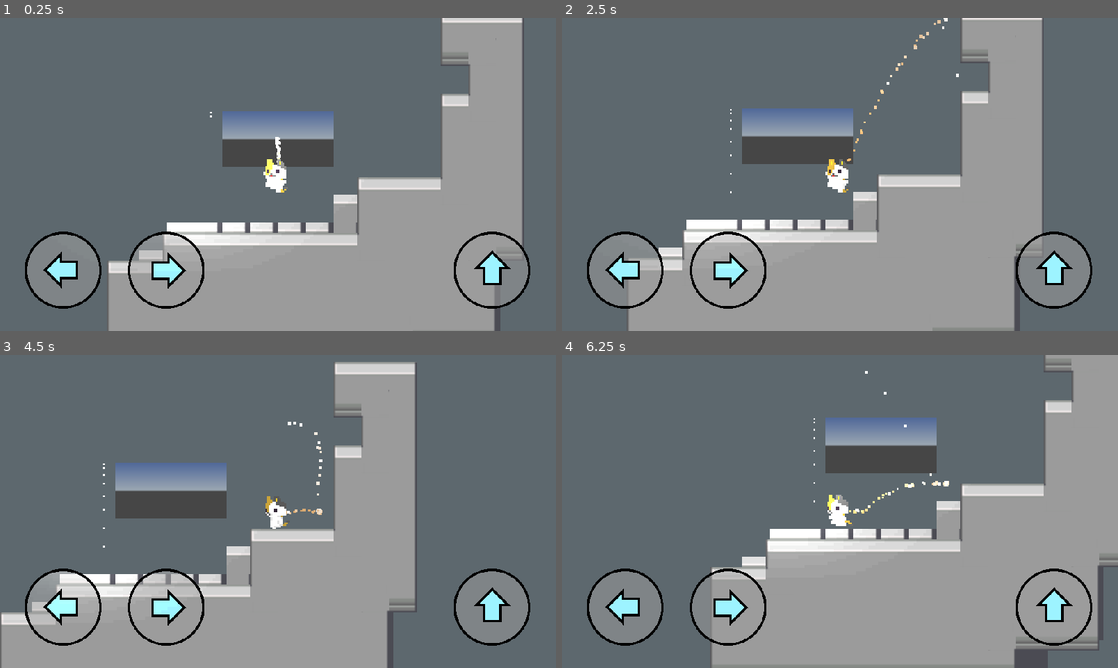
Above: before the commit, frames 1-4 (two rows, left to right).
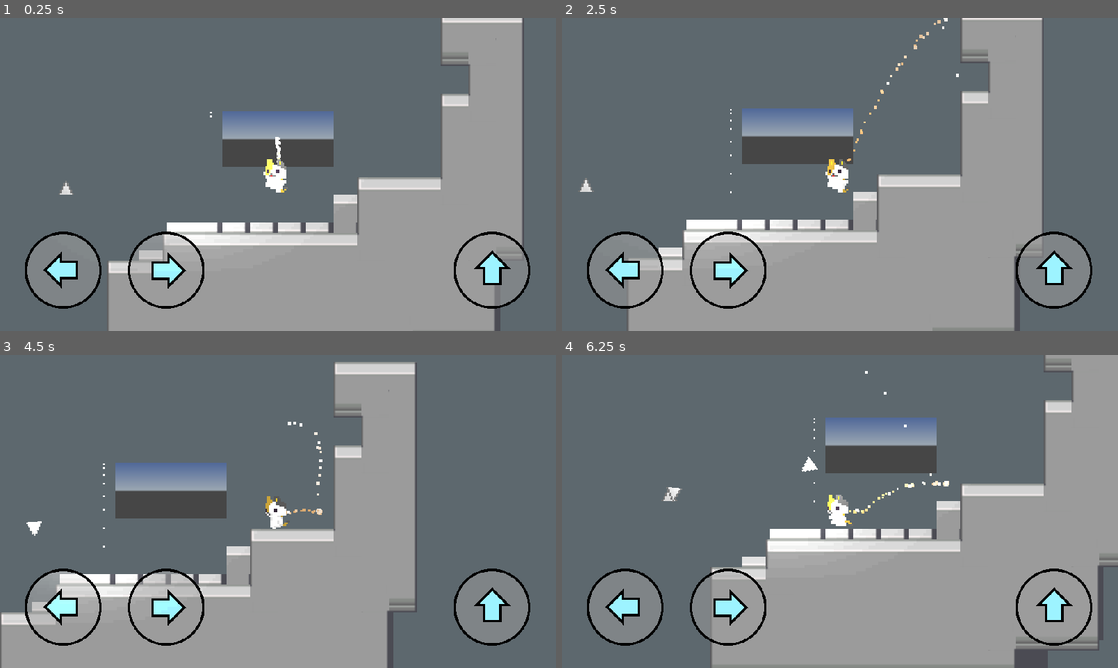
Above: after the commit, the same moments.

Repository: pezfisk/Umseula
Game: Godot game, scene res://Scenes/Worlds/TestMap.tscn
Two runs of this game, one before a commit and one after it. Both use one fixed random seed, a clock stepped at 60 frames per second and the inputs below. This scene is started directly instead of the project's main scene. A sky picture missing from this copy of the repository is replaced by a grey-blue gradient.
Inputs:
- Up to frame 1 (0.25 s): no input
- Up to frame 2 (2.5 s): hold Right (ui_right) 0.53-2.03 s; tap Up (ui_up) at 0.77, 1.52 s; hold Left (ui_left) from 2.03 s (still down)
- Up to frame 3 (4.5 s): release Left (ui_left) at 2.78 s; hold Right (ui_right) 2.78-4.28 s; tap Up (ui_up) at 3.02, 3.77 s; hold Left (ui_left) from 4.28 s (still down)
- Up to frame 4 (6.25 s): tap Up (ui_up) at 4.52, 6.02 s; release Left (ui_left) at 5.03 s; hold Right (ui_right) 5.03-5.78 s; hold Left (ui_left) from 5.78 s (still down)

The runs differ from the first frame. In frame 1, less than 0.1% of the frame differs, in the area x 10-14%, y 52-57%; in frame 2, less than 0.1%; in frame 3, less than 0.1%; in frame 4, 0.2%, in the area x 18-46%, y 32-47%.

Commit message:
fixed viewport and added turret

Diff:
--- /dev/null
+++ b/Scenes/Main.gd
@@ -0,0 +1,16 @@
+extends Node2D
+
+onready var slot = $ViewportContainer/Viewport/SlotMachine
+
+func _ready():
+  slot.connect("stopped", self, "_on_slot_machine_stopped")
+
+func _on_Roll_button_down():
+  if $Roll.text == "Roll":
+	slot.start()
+	$Roll.text = "Stop"
+  else:
+	slot.stop()
+
+func _on_slot_machine_stopped():
+  $Roll.text = "Roll"
--- /dev/null
+++ b/Scenes/Main.tscn
@@ -0,0 +1,55 @@
+[gd_scene load_steps=7 format=2]
+
+[ext_resource path="res://scenes/SlotMachine.gd" type="Script" id=1]
+[ext_resource path="res://fonts/Symtext.ttf" type="DynamicFontData" id=2]
+[ext_resource path="res://scenes/Main.gd" type="Script" id=3]
+
+[sub_resource type="Gradient" id=1]
+
+[sub_resource type="GradientTexture" id=2]
+gradient = SubResource( 1 )
+width = 1920
+
+[sub_resource type="DynamicFont" id=3]
+size = 40
+font_data = ExtResource( 2 )
+
+[node name="root" type="Node2D"]
+script = ExtResource( 3 )
+
+[node name="Background" type="Sprite" parent="."]
+modulate = Color( 0.639216, 0.25098, 0.239216, 1 )
+light_mask = 257
+scale = Vector2( 1, 1080 )
+texture = SubResource( 2 )
+centered = false
+
+[node name="Roll" type="Button" parent="."]
+margin_left = 1441.79
+margin_top = 881.984
+margin_right = 1782.79
+margin_bottom = 963.984
+custom_fonts/font = SubResource( 3 )
+text = "Roll"
+__meta__ = {
+"_edit_use_anchors_": false
+}
+
+[node name="ViewportContainer" type="ViewportContainer" parent="."]
+margin_left = 200.0
+margin_top = 100.0
+margin_right = 1200.0
+margin_bottom = 900.0
+__meta__ = {
+"_edit_use_anchors_": false
+}
+
+[node name="Viewport" type="Viewport" parent="ViewportContainer"]
+size = Vector2( 1000, 800 )
+handle_input_locally = false
+render_target_update_mode = 3
+
+[node name="SlotMachine" type="Node2D" parent="ViewportContainer/Viewport"]
+script = ExtResource( 1 )
+
+[connection signal="button_down" from="Roll" to="." method="_on_Roll_button_down"]
--- a/Scenes/OtherStuff/TestSpike.gd
+++ b/Scenes/OtherStuff/TestSpike.gd
@@ -2,5 +2,7 @@
 
 # warning-ignore:unused_argument
 func _on_Spike_body_entered(body):
-	$Particles2D.emitting = true
-	Input.action_press("dead")
+
+	if body.is_in_group("player"):
+		$Particles2D.emitting = true
+		Input.action_press("dead")
--- a/Scenes/OtherStuff/TestSpike2.tscn
+++ b/Scenes/OtherStuff/TestSpike2.tscn
@@ -39,7 +39,6 @@
 script = ExtResource( 2 )
 
 [node name="Sprite" type="Sprite" parent="."]
-visible = false
 position = Vector2( 9.31323e-10, 0 )
 texture = ExtResource( 1 )
 
--- /dev/null
+++ b/Scenes/OtherStuff/Turret.tscn
@@ -0,0 +1,20 @@
+[gd_scene load_steps=4 format=2]
+
+[ext_resource path="res://Images/Spikes/SpikeTest.png" type="Texture" id=1]
+[ext_resource path="res://Scripts/Turret.gd" type="Script" id=2]
+
+[sub_resource type="CircleShape2D" id=1]
+radius = 110.018
+
+[node name="Turret" type="Node2D"]
+script = ExtResource( 2 )
+
+[node name="Sprite" type="Sprite" parent="."]
+texture = ExtResource( 1 )
+
+[node name="Detection" type="Area2D" parent="."]
+
+[node name="CollisionShape2D" type="CollisionShape2D" parent="Detection"]
+shape = SubResource( 1 )
+
+[connection signal="body_entered" from="Detection" to="." method="_on_Detection_body_entered"]
--- /dev/null
+++ b/Scenes/OtherStuff/bullet.tscn
@@ -0,0 +1,23 @@
+[gd_scene load_steps=4 format=2]
+
+[ext_resource path="res://Scripts/bullet.gd" type="Script" id=1]
+[ext_resource path="res://Images/Spikes/SpikeTest.png" type="Texture" id=2]
+
+[sub_resource type="CircleShape2D" id=1]
+radius = 2.0
+
+[node name="bullet" type="Node2D"]
+rotation = 1.57079
+script = ExtResource( 1 )
+
+[node name="Sprite" type="Sprite" parent="."]
+rotation = 3.14159
+texture = ExtResource( 2 )
+
+[node name="Area2D" type="Area2D" parent="."]
+rotation = -0.261799
+
+[node name="CollisionShape2D" type="CollisionShape2D" parent="Area2D"]
+shape = SubResource( 1 )
+
+[connection signal="body_entered" from="Area2D" to="." method="_on_Area2D_body_entered"]
--- a/Scenes/Player/Player.tscn
+++ b/Scenes/Player/Player.tscn
@@ -36,7 +36,7 @@
 "speed": 8.0
 } ]
 
-[node name="Player" type="KinematicBody2D"]
+[node name="Player" type="KinematicBody2D" groups=["player"]]
 script = ExtResource( 9 )
 
 [node name="Particles2D2" parent="." instance=ExtResource( 10 )]
--- /dev/null
+++ b/Scenes/SlotMachine.gd
@@ -0,0 +1,192 @@
+extends Node2D
+
+const SlotTile := preload("res://scenes/SlotTile.tscn")
+# Stores the SlotTile's SPIN_UP animation distance
+const SPIN_UP_DISTANCE = 100.0
+signal stopped
+
+export(Array, String) var pictures := [
+  preload("res://sprites/TileIcons/bat.png"),
+  preload("res://sprites/TileIcons/cactus.png"),
+  preload("res://sprites/TileIcons/card-exchange.png"),
+  preload("res://sprites/TileIcons/card-joker.png"),
+  preload("res://sprites/TileIcons/chess-knight.png"),
+  preload("res://sprites/TileIcons/coffee-cup.png"),
+  preload("res://sprites/TileIcons/companion-cube.png"),
+  preload("res://sprites/TileIcons/cycling.png"),
+  preload("res://sprites/TileIcons/dandelion-flower.png"),
+  preload("res://sprites/TileIcons/eight-ball.png"),
+  preload("res://sprites/TileIcons/hummingbird.png"),
+  preload("res://sprites/TileIcons/kiwi-bird.png"),
+  preload("res://sprites/TileIcons/owl.png"),
+  preload("res://sprites/TileIcons/pc.png"),
+  preload("res://sprites/TileIcons/pie-slice.png"),
+  preload("res://sprites/TileIcons/plastic-duck.png"),
+  preload("res://sprites/TileIcons/raven.png"),
+  preload("res://sprites/TileIcons/rolling-dices.png"),
+  preload("res://sprites/TileIcons/skull-crossed-bones.png"),
+  preload("res://sprites/TileIcons/super-mushroom.png"),
+  preload("res://sprites/TileIcons/tic-tac-toe.png"),
+  preload("res://sprites/TileIcons/trojan-horse.png"),
+  preload("res://sprites/TileIcons/udder.png")
+]
+
+export(int,1,20) var reels := 5
+export(int,1,20) var tiles_per_reel := 4
+# Defines how long the reels are spinning
+export(float,0,10) var runtime := 1.0
+# Defines how fast the reels are spinning
+export(float,0.1,10) var speed := 5.0
+# Defines the start delay between each reel
+export(float,0,2) var reel_delay := 0.2
+
+# Adjusts tile size to viewport
+onready var size := get_viewport_rect().size
+onready var tile_size := size / Vector2(reels, tiles_per_reel)
+# Normalizes the speed for consistancy independent of the number of tiles
+onready var speed_norm := speed * tiles_per_reel
+# Add additional tiles outside the viewport of each reel for smooth animation
+# Add it twice for above and below the grid
+onready var extra_tiles := int(ceil(SPIN_UP_DISTANCE / tile_size.y) * 2)
+
+# Stores the actual number of tiles
+onready var rows := tiles_per_reel + extra_tiles
+
+enum State {OFF, ON, STOPPED}
+var state = State.OFF
+var result := {}
+
+# Stores SlotTile instances
+const tiles := []
+# Stores the top left corner of each grid cell
+const grid_pos := []
+
+# 1/speed*runtime*reels times
+# Stores the desured number of movements per reel
+onready var expected_runs :int = int(runtime * speed_norm)
+# Stores the current number of movements per reel
+var tiles_moved_per_reel := []
+# When force stopped, stores the current number of movements
+var runs_stopped := 0
+# Store the runs independent of how they are achieved
+var total_runs : int
+
+func _ready():
+  # Initializes grid of tiles
+  for col in reels:
+    grid_pos.append([])
+    tiles_moved_per_reel.append(0)
+    for row in range(rows):
+      # Position extra tiles above and below the viewport
+      grid_pos[col].append(Vector2(col, row-0.5*extra_tiles) * tile_size)
+      _add_tile(col, row)
+
+# Stores and initializes a new tile at the given grid cell
+func _add_tile(col :int, row :int) -> void:
+  tiles.append(SlotTile.instance())
+  var tile := get_tile(col, row)
+  tile.get_node('Tween').connect("tween_completed", self, "_on_tile_moved")
+  tile.set_texture(_randomTexture())
+  tile.set_size(tile_size)
+  tile.position = grid_pos[col][row]
+  tile.set_speed(speed_norm)
+  add_child(tile)
+
+# Returns the tile at the given grid cell
+func get_tile(col :int, row :int) -> SlotTile:
+  return tiles[(col * rows) + row]
+
+func start() -> void:
+  # Only start if it is not running yet
+  if state == State.OFF:
+    state = State.ON
+    total_runs = expected_runs
+    # Ask server for result
+    _get_result()
+    print(result)
+    # Spins all reels
+    for reel in reels:
+      _spin_reel(reel)
+      # Spins the next reel a little bit later
+      if reel_delay > 0:
+        yield(get_tree().create_timer(reel_delay), "timeout")
+
+# Force the machine to stop before runtime ends
+func stop():
+  # Tells the machine to stop at the next possible moment
+  state = State.STOPPED
+  # Store the current runs of the first reel
+  # Add runs to update the tiles to the result images
+  runs_stopped = current_runs()
+  total_runs = runs_stopped + tiles_per_reel + 1
+
+# Is called when the animation stops
+func _stop() -> void:
+  for reel in reels:
+    tiles_moved_per_reel[reel] = 0
+  state = State.OFF
+  emit_signal("stopped")
+
+# Starts moving all tiles of the given reel
+func _spin_reel(reel :int) -> void:
+  # Moves each tile of the reel
+  for row in rows:
+    _move_tile(get_tile(reel, row))
+
+func _move_tile(tile :SlotTile) -> void:
+  # Plays a spin up animation
+  tile.spin_up()
+  yield(tile.get_node("Animations"), "animation_finished")
+  # Moves reel by one tile at a time to avoid artifacts when going too fast
+  tile.move_by(Vector2(0, tile_size.y))
+  # The reel will move further through the _on_tile_moved function
+
+func _on_tile_moved(tile: SlotTile, _nodePath) -> void:
+  # Calculates the reel that the tile is on
+  var reel := int(tile.position.x / tile_size.x)
+  # Count how many tiles moved per reel
+  tiles_moved_per_reel[reel] += 1
+  var reel_runs := current_runs(reel)
+
+  # If tile moved out of the viewport, move it to the invisible row at the top
+  if (tile.position.y > grid_pos[0][-1].y):
+    tile.position.y = grid_pos[0][0].y
+  # Set a new random texture
+  var current_idx = total_runs - reel_runs
+  if (current_idx < tiles_per_reel):
+    var result_texture = pictures[result.tiles[reel][current_idx]]
+    tile.set_texture(result_texture)
+  else:
+   tile.set_texture(_randomTexture())
+
+
+  # Stop moving after the reel ran expected_runs times
+  # Or if the player stopped it
+  if (state != State.OFF && reel_runs != total_runs):
+    tile.move_by(Vector2(0, tile_size.y))
+  else: # stop moving this reel
+    tile.spin_down()
+    # When last reel stopped, machine is stopped
+    print(str(reel) + " - " + str(reels))
+    if reel == reels - 1:
+      _stop()
+
+# Divide it by the number of tiles to know how often the whole reel moved
+# Since this function is called by each tile, the number changes (e.g. for 6 tiles: 1/6, 2/6, ...)
+# We use ceil, so that both 1/7, as well as 7/7 return that the reel ran 1 time
+func current_runs(reel := 0) -> int:
+  return int(ceil(float(tiles_moved_per_reel[reel]) / rows))
+
+func _randomTexture() -> String:
+  return pictures[randi() % pictures.size()]
+
+func _get_result() -> void:
+  result = {
+    "tiles": [
+      [ 0,0,0,0 ],
+      [ 0,0,0,0 ],
+      [ 0,0,0,0 ],
+      [ 0,0,0,0 ],
+      [ 0,0,0,0 ]
+    ]
+  }
--- /dev/null
+++ b/Scenes/SlotTile.gd
@@ -0,0 +1,31 @@
+extends Node2D
+
+var size :Vector2
+
+func _ready():
+  pass
+
+func set_texture(tex):
+  $Sprite.texture = tex
+  set_size(size)
+
+func set_size(new_size: Vector2):
+  size = new_size
+  $Sprite.scale = size / $Sprite.texture.get_size()
+
+func set_speed(speed):
+  $Tween.playback_speed = speed
+
+func move_to(to: Vector2):
+  $Tween.interpolate_property(self, "position",
+	position, to, 1, Tween.TRANS_LINEAR, Tween.EASE_IN_OUT)
+  $Tween.start()
+
+func move_by(by: Vector2):
+  move_to(position + by)
+
+func spin_up():
+  $Animations.play('SPIN_UP')
+
+func spin_down():
+  $Animations.play('SPIN_DOWN')
--- /dev/null
+++ b/Scenes/SlotTile.tscn
@@ -0,0 +1,47 @@
+[gd_scene load_steps=5 format=2]
+
+[ext_resource path="res://sprites/TileIcons/bat.png" type="Texture" id=1]
+[ext_resource path="res://scenes/SlotTile.gd" type="Script" id=2]
+
+[sub_resource type="Animation" id=1]
+resource_name = "SPIN_DOWN"
+length = 0.5
+step = 0.01
+tracks/0/type = "bezier"
+tracks/0/path = NodePath("Sprite:position:y")
+tracks/0/interp = 1
+tracks/0/loop_wrap = true
+tracks/0/imported = false
+tracks/0/enabled = true
+tracks/0/keys = {
+"points": PoolRealArray( 2.35991, 0, 0, 0.1, 200, 0, -0.2, 0, 0.2, 0 ),
+"times": PoolRealArray( 0, 0.5 )
+}
+
+[sub_resource type="Animation" id=2]
+resource_name = "SPIN_UP"
+length = 0.7
+tracks/0/type = "bezier"
+tracks/0/path = NodePath("Sprite:position:y")
+tracks/0/interp = 1
+tracks/0/loop_wrap = true
+tracks/0/imported = false
+tracks/0/enabled = true
+tracks/0/keys = {
+"points": PoolRealArray( -0.140083, -0.2, 0, 0.2, 0, 0, -0.1, -200, 0.1, 200 ),
+"times": PoolRealArray( 0, 0.7 )
+}
+
+[node name="SlotWheel" type="Node2D"]
+script = ExtResource( 2 )
+
+[node name="Sprite" type="Sprite" parent="."]
+position = Vector2( 0, -0.140083 )
+texture = ExtResource( 1 )
+centered = false
+
+[node name="Animations" type="AnimationPlayer" parent="."]
+anims/SPIN_DOWN = SubResource( 1 )
+anims/SPIN_UP = SubResource( 2 )
+
+[node name="Tween" type="Tween" parent="."]
--- a/Scenes/Worlds/TestMap.tscn
+++ b/Scenes/Worlds/TestMap.tscn
@@ -7,6 +7,7 @@
 [ext_resource path="res://Scenes/OtherStuff/DeathArea.tscn" type="PackedScene" id=5]
 [ext_resource path="res://Scenes/OtherStuff/TempSky.tscn" type="PackedScene" id=6]
 [ext_resource path="res://Scenes/OtherStuff/TileMap2.tscn" type="PackedScene" id=7]
+[ext_resource path="res://Scenes/OtherStuff/Turret.tscn" type="PackedScene" id=8]
 
 [sub_resource type="OccluderPolygon2D" id=1]
 polygon = PoolVector2Array( 88.0975, 31.4596, 55.9755, -27.4009, -6.7244, 46.557, -101.281, 46.557, -102.076, 62.9787, -133.86, 79.1355, -134.125, 125.752, 56.0488, 126.546, 87.5678, 110.654 )
@@ -127,3 +128,6 @@
 [node name="Particles2D" type="Particles2D" parent="."]
 position = Vector2( -38.5314, -16.0362 )
 process_material = SubResource( 2 )
+
+[node name="Turret" parent="." instance=ExtResource( 8 )]
+position = Vector2( -122, 28 )
--- /dev/null
+++ b/Scripts/DataLoader.gd
@@ -0,0 +1,95 @@
+extends Node
+
+# Path to save file
+var file= "user://Config.cfg"
+
+# GLOBAL VARIABLES
+var speed = 25
+var max_speed = 150
+var gravity = 10
+var jump_force = -300
+var max_fall_speed = 750
+
+func getData():
+	var configFile = ConfigFile.new()
+
+	# Check if theres a GunConfig file already, so it doesnt get overwritten
+
+	return configFile.get_sections()
+
+func SaveData(Header : String, Adress : String, Value):
+
+	var configFile = ConfigFile.new()
+
+	# Add values to file
+	configFile.set_value(Header,Adress,Value)
+
+	# Save file
+	configFile.save(file)
+
+func loadData(Header : String, Adress : String):
+
+	# Initiate ConfigFile
+
+	var configFile= ConfigFile.new()
+
+	# Load file
+	configFile.load(file)
+
+	# ----------
+	var loadedData
+
+	# METHOD
+	if (configFile.has_section(Header)):
+		if (configFile.has_section_key(Header, Adress)):
+			# Get data value
+			loadedData = configFile.get_value(Header, Adress)
+			if loadedData == null:
+				pass
+			return loadedData
+
+		else:
+			push_warning("Has no section key (Adress doesn't exist)! - Section Key requested: " + Adress)
+	else:
+		push_warning("Has no section (Header doesn't exist)! - Section requested: " + Header)
+#
+#func getCurrentGun():
+#	var guns = getData()
+#	var i = 0
+#	while i < guns.size():
+#		i += 1
+#		if loadData(guns[i-1], "selected"):
+#			return [i-1, guns[i-1]]
+#
+#func selectGun(Header : String):
+#
+#	var configFile = ConfigFile.new()
+#
+#	configFile.load(file)
+#
+#	if Header != getCurrentGun()[1]:
+#		configFile.set_value(Header, "selected", true)
+#		configFile.set_value(getCurrentGun()[1], "selected", false)
+#
+#	# Save file
+#	configFile.save(file)
+#
+#func getCurrentGunStats(fromSelectGun : bool = false):
+#	var currentGun = getCurrentGun()
+#	var i = 0
+#	var gunStats : Array = []
+#	while i < adressArray.size():
+#		i += 1
+#		gunStats.append(loadData(currentGun[1], adressArray[i-1]))
+#
+#	return gunStats
+#
+## I dont understand why this doesnt fucking work
+#func getGunStats(gun : String):
+#	var i = 0
+#	var gunStats : Array = []
+#	while i < adressArray.size():
+#		i += 1
+#		gunStats.append(loadData(gun, adressArray[i-1]))
+#
+#	return gunStats
--- a/Scripts/KinematicBody2D.gd
+++ b/Scripts/KinematicBody2D.gd
@@ -2,13 +2,13 @@
 
 const UP = Vector2(0, -1)
 var motion = Vector2()
-export var speed = 25
-export var max_speed = 150
-export var gravity = 10
-export var jump_force = -300
+var speed : int
+var max_speed : int
+var gravity : int
+var jump_force : int
+var max_fall_speed : int
 var jump_count = 0
 var jump = 2
-export var max_fall_speed = 750
 
 var dead = false
 var jump_check = false
@@ -20,10 +20,18 @@
 onready var col = $Collision
 
 func _ready():
+	speed = GLOBALS.speed
+	max_speed = GLOBALS.max_speed
+	gravity = GLOBALS.gravity
+	jump_force = GLOBALS.jump_force
+	max_fall_speed = GLOBALS.max_fall_speed
 	$NextLevel.visible = false
 	AnimS.play('Jump')
 
 func _process(_delta):
+
+	GLOBALS.player_pos = self.global_position
+
 	if Input.is_action_just_pressed("debug"):
 		Debug = true
 	if Input.is_action_just_pressed("dissableDebug"):
--- /dev/null
+++ b/Scripts/Turret.gd
@@ -0,0 +1,9 @@
+extends Node2D
+
+var bullet = load("res://Scenes/OtherStuff/bullet.tscn")
+
+func _on_Detection_body_entered(body):
+	if body.is_in_group("player"):
+		var b = bullet.instance()
+		add_child(b)
+		b.global_position = self.position
--- /dev/null
+++ b/Scripts/bullet.gd
@@ -0,0 +1,12 @@
+extends Node2D
+
+var speed = 25
+
+func _process(delta):
+	look_at(GLOBALS.player_pos)
+
+	position += transform.x * speed * delta
+
+func _on_Area2D_body_entered(body):
+	if body.is_in_group("player"):
+		Input.action_press("dead")
--- /dev/null
+++ b/Scripts/globals.gd
@@ -0,0 +1,19 @@
+extends Node
+
+var speed = 25
+var max_speed = 150
+var gravity = 10
+var jump_force = -300
+var max_fall_speed = 750
+
+var player_pos : Vector2
+
+func _ready():
+	pass
+
+func _process(delta):
+	if Input.is_action_just_pressed("NextLevel"):
+		pass
+
+func penis():
+	pass
--- a/project.godot
+++ b/project.godot
@@ -12,11 +12,18 @@
 
 config/name="Umseula"
 run/main_scene="res://Scenes/Worlds/MainMenu.tscn"
+config/use_custom_user_dir=true
+config/custom_user_dir_name="Umseula"
 boot_splash/image="res://icon256x256.png"
 boot_splash/fullsize=false
 boot_splash/use_filter=false
 boot_splash/bg_color=Color( 0.34902, 0.309804, 0.309804, 1 )
 config/icon="res://icon1024x1024.png"
+
+[autoload]
+
+GLOBALS="*res://Scripts/globals.gd"
+DataParser="*res://Scripts/DataLoader.gd"
 
 [debug]
 
@@ -30,7 +37,7 @@
 window/vsync/use_vsync=false
 window/ios/hide_home_indicator=false
 window/stretch/mode="2d"
-window/stretch/aspect="keep"
+window/stretch/aspect="keep_height"
 
 [input]
 
Not shown: 1 places in Scenes/Worlds/TestMap.tscn that only renumber resources
Binary file added: fonts/Symtext.ttf
Not shown, added: fonts/sprites/BackgroundDarkGreen.png.import
Binary file added: fonts/sprites/TileIcons/Devil.jpg
Not shown, added: fonts/sprites/TileIcons/Devil.jpg.import
Not shown, added: fonts/sprites/TileIcons/bat.png.import
Not shown, added: fonts/sprites/TileIcons/cactus.png.import
Not shown, added: fonts/sprites/TileIcons/card-exchange.png.import
Not shown, added: fonts/sprites/TileIcons/card-joker.png.import
Not shown, added: fonts/sprites/TileIcons/chess-knight.png.import
Not shown, added: fonts/sprites/TileIcons/coffee-cup.png.import
Not shown, added: fonts/sprites/TileIcons/companion-cube.png.import
(and 16 more such lines)
